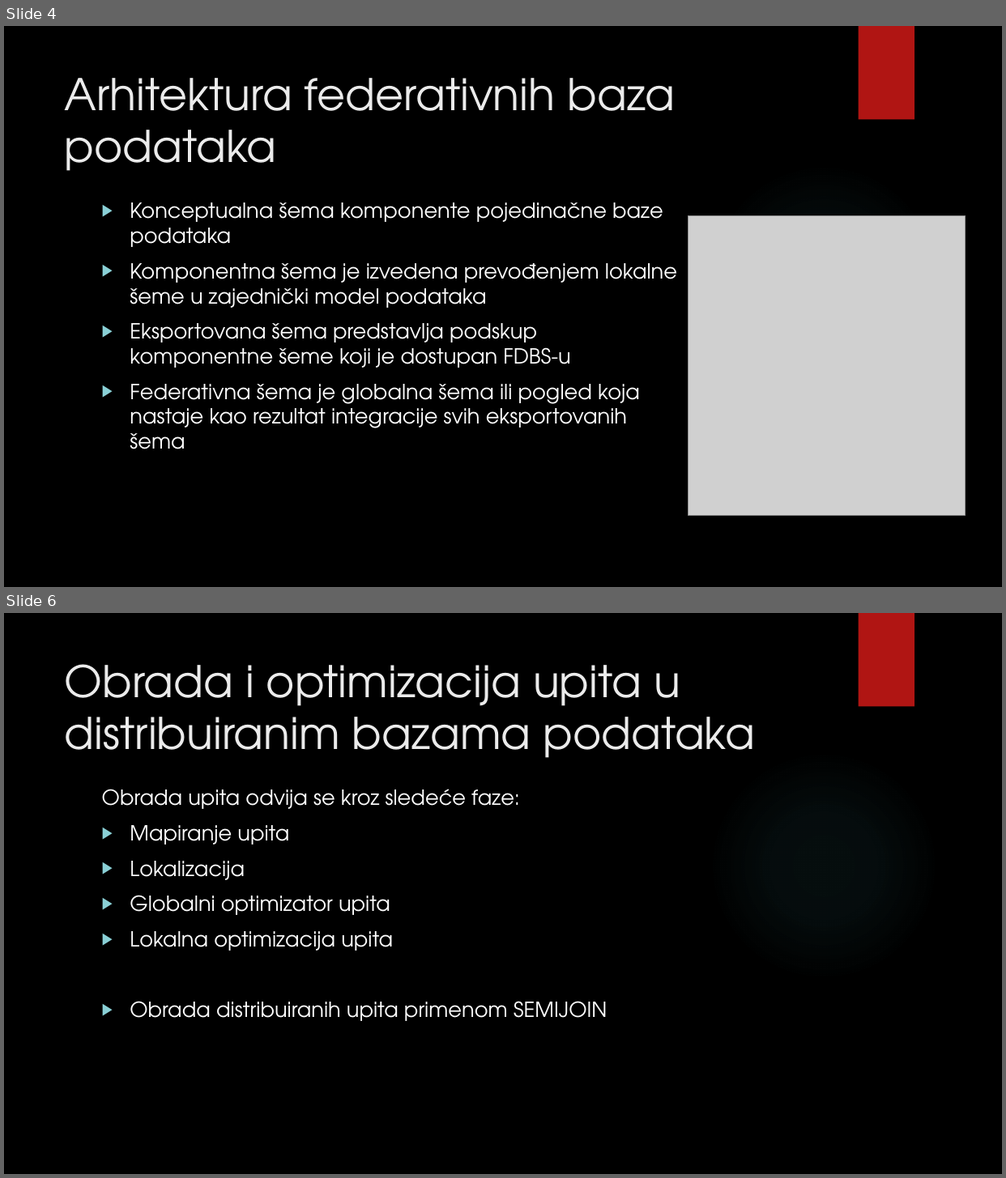
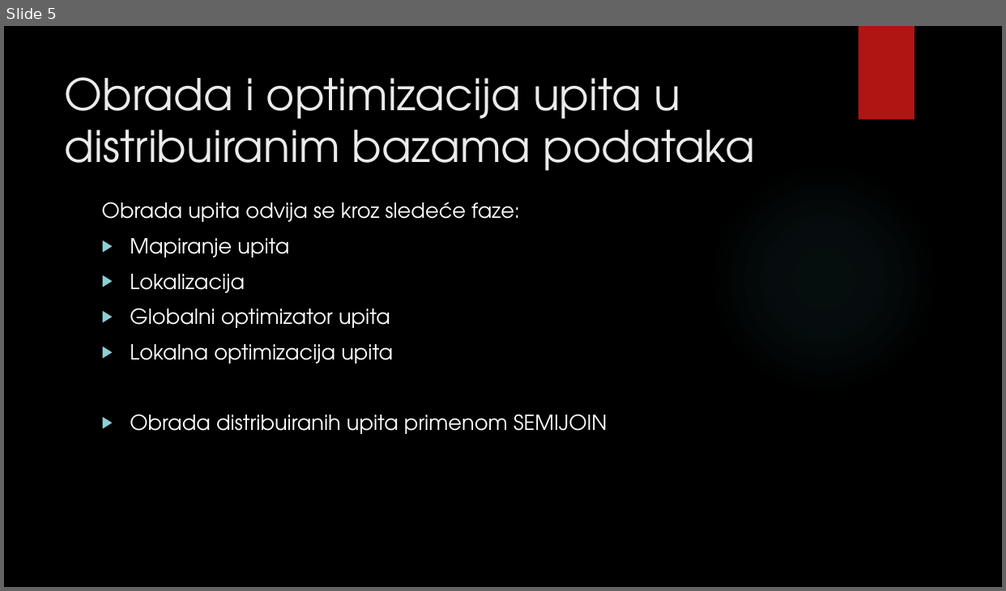
Before and after one commit to Rista5/DBMS, a slide deck: Distribuirane baze/Distribuirane baze podataka.pptx. Shown one above the other, each under a label of ours: slides 4 and 6 before the commit, slide 5 after it; the slides between them are not shown. The pictures are 1006x1178 and 1006x591 pixels, drawn with LibreOffice and Linux fonts; fonts in the diff are those of the drawing; grey boxes stand for pictures; background and template pictures are left out. Boxes give left, top, right and bottom in pixels: in the first picture for what was removed or moved away, otherwise in the second. Text is boxed around its words. In the diff, an @@ line names an element or a change of style, - is before the commit and + after.

```diff
--- a/Distribuirane baze/Distribuirane baze podataka.pptx
+++ b/Distribuirane baze/Distribuirane baze podataka.pptx
@@ slide 4 removed at box(4, 26, 1002, 587), background picture (left out); not listed: 2 template elements that a slide beside it also shows @@
@@ title removed at box(65, 78, 675, 171) @@
-Arhitektura federativnih baza podataka
@@ text removed at box(130, 203, 677, 450) @@
-▶ Konceptualna šema komponente pojedinačne baze podataka
-▶ Komponentna šema je izvedena prevođenjem lokalne šeme u zajednički model podataka
-▶ Eksportovana šema predstavlja podskup komponentne šeme koji je dostupan FDBS-u
-▶ Federativna šema je globalna šema ili pogled koja nastaje kao rezultat integracije svih eksportovanih šema
@@ picture removed at box(688, 216, 965, 515) @@
@@ what was slide 6 is now slide 5 @@
```
Also in this commit, not shown: 14 slides changed, 1 other slide removed, 11 other files.
